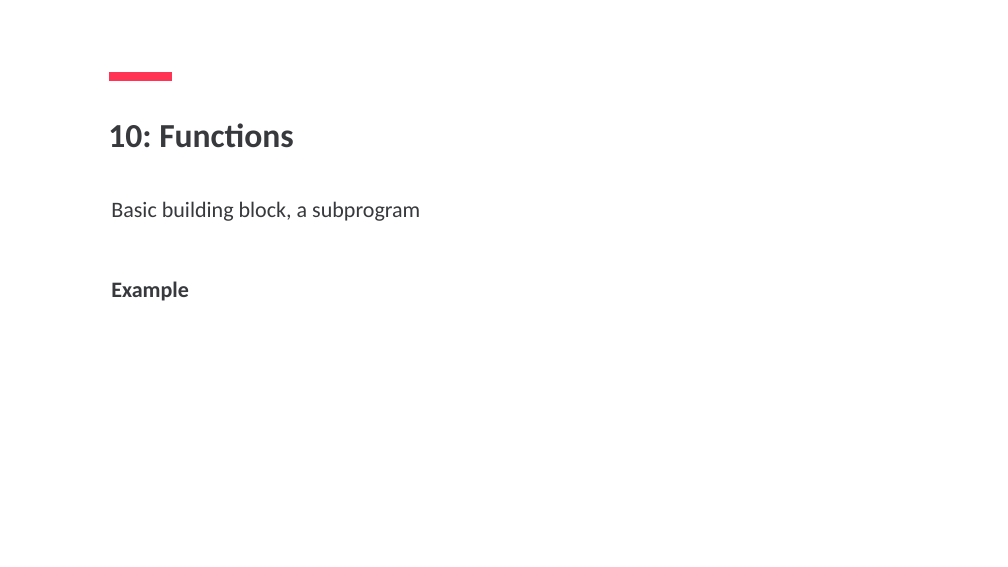
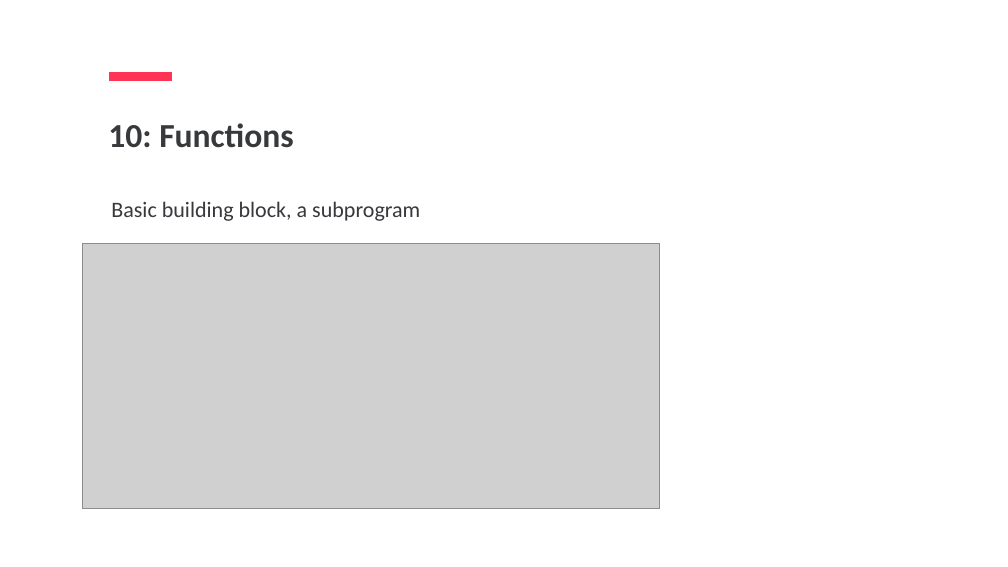
Before and after one commit to jpotapova/js-lecture-1, a slide deck: slide 45 of JS1-Jelizaveta-Potapova.pptx (slide 42 before the commit). Drawn at 1008x567 pixels with LibreOffice and Linux fonts; fonts in the diff are those of the drawing; grey boxes stand for pictures. Boxes give left, top, right and bottom in pixels: in the first picture for what was removed or moved away, otherwise in the second. Text is boxed around its words. In the diff, an @@ line names an element or a change of style, - is before the commit and + after.

```diff
--- a/JS1-Jelizaveta-Potapova.pptx
+++ b/JS1-Jelizaveta-Potapova.pptx
@@ picture added at (82,243,659,509) @@
@@ text at (111,281,189,301): paragraph removed @@
-Example
```
Also in this commit, not shown: 27 other slides changed, 7 slides added, 3 other files.
